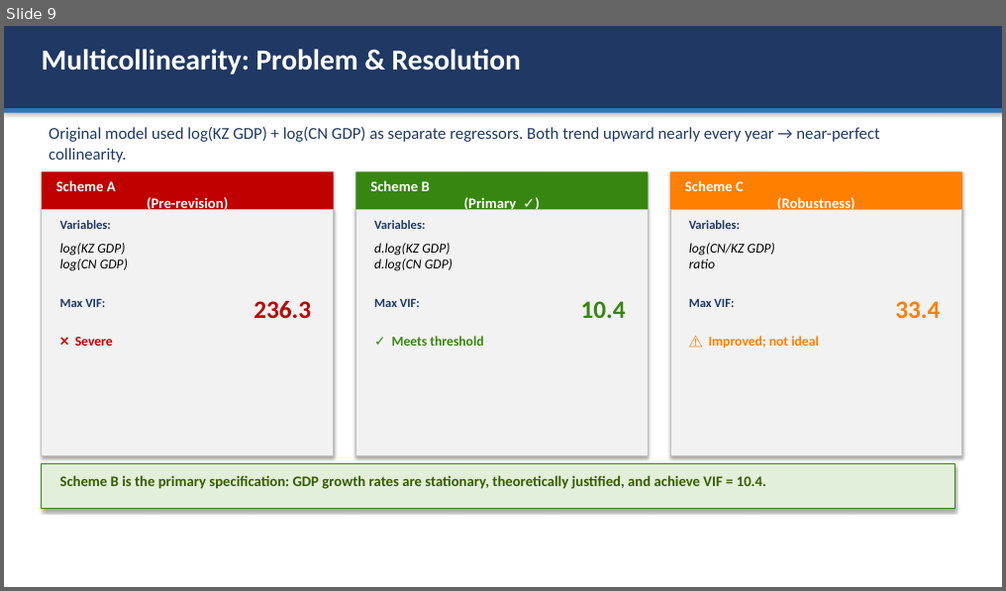
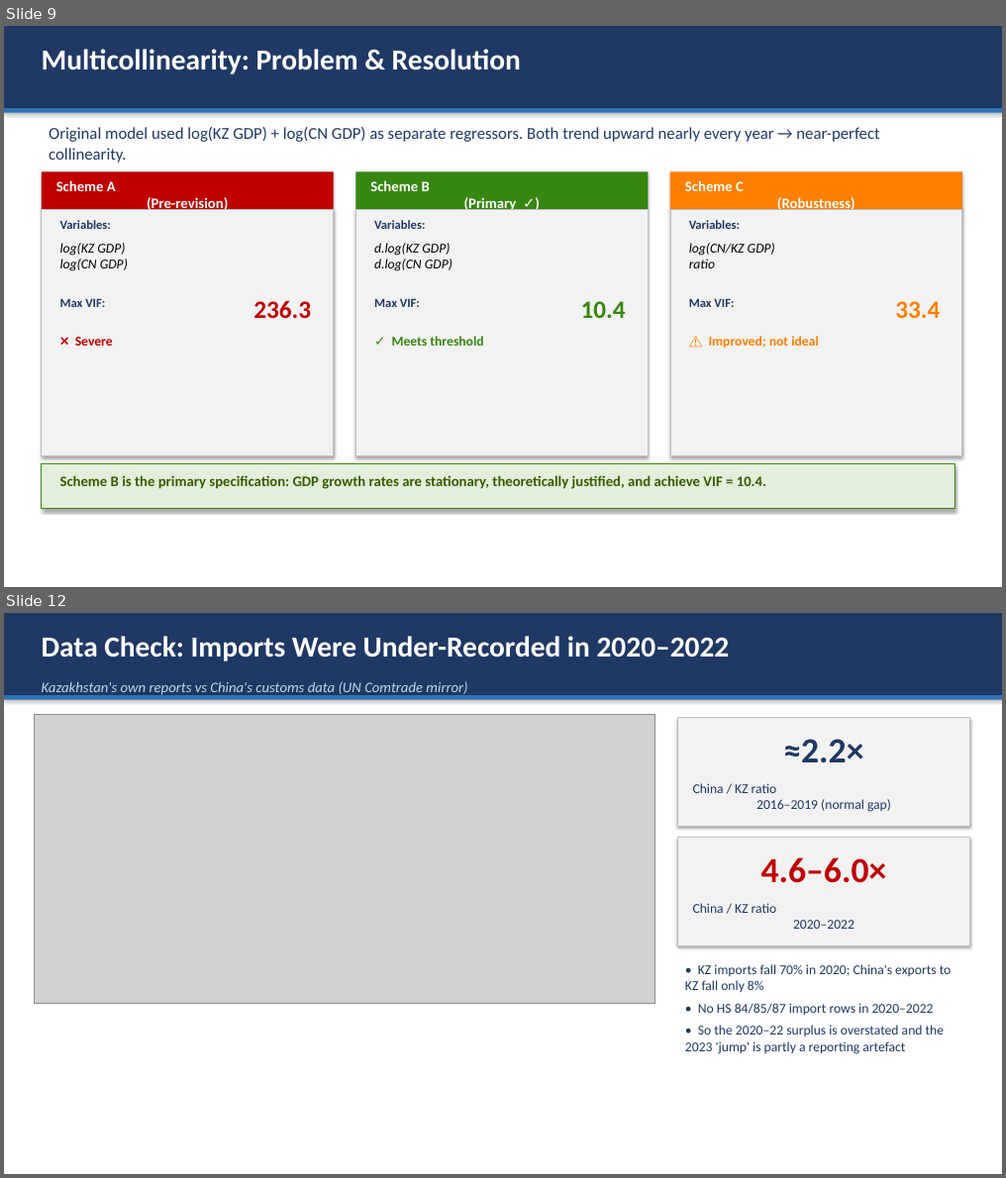
Before and after one commit to omirbeknikar-ship-it/dissertation-final, a slide deck: Paper/defense_presentation.pptx. Shown one above the other, each under a label of ours: slide 9 before the commit, slides 9 and 12 after it; the slides between them are not shown. The pictures are 1006x591 and 1006x1178 pixels, drawn with LibreOffice and Linux fonts; fonts in the diff are those of the drawing; grey boxes stand for pictures. Boxes give left, top, right and bottom in pixels: in the first picture for what was removed or moved away, otherwise in the second. Text is boxed around its words. In the diff, an @@ line names an element or a change of style, - is before the commit and + after.

Commit message:
revision(round 2): monthly data, hypothesis tests, Granger, import-break check
Supervisor feedback round 2:
- Point 1 (N = 24): Denton quarterly disaggregation (n = 96) with Monte
  Carlo showing interpolation adds no information; observed UN Comtrade
  monthly data 2010-2019 (n = 120) with NBK FX and Pink Sheet prices.
- Point 2: formal one-sided hypothesis tests, full model fit statistics,
  annual and monthly Granger causality (VAR-in-differences, Toda-Yamamoto).
- New finding: Kazakhstan-reported imports from China under-recorded in
  2020-2022 (mirror check); sensitivity analysis in Script 43.
- Paper sections 4.7, 5.5-5.6, 6.11, 6.17-6.20; abstract, discussion and
  conclusion updated; PDF/DOCX rebuilt; deck expanded to 23 slides.

```diff
--- a/Paper/defense_presentation.pptx
+++ b/Paper/defense_presentation.pptx
@@ slide 12 added at (4,613,1002,1174), background #FFFFFF @@
@@ rectangle added at (4,613,1002,1174), fill #FFFFFF @@
@@ rectangle added at (4,613,1002,695), fill #1F3864 @@
@@ text added at (42,636,730,662), 28 pt, text #FFFFFF, bold @@
+Data Check: Imports Were Under-Recorded in 2020–2022
@@ rectangle added at (4,695,1002,700), fill #2E75B6 @@
@@ text added at (42,681,467,696), 14 pt, text #BFD7ED, italic @@
+Kazakhstan's own reports vs China's customs data (UN Comtrade mirror)
@@ picture added at (34,714,655,1004) @@
@@ rectangle added at (678,718,969,827), fill #F2F2F2, outline #BFBFBF 0.75 pt @@
@@ text added at (783,739,863,762), 34 pt, text #1F3864, bold @@
+≈2.2×
@@ text added at (693,783,891,812), 13 pt, text #1F3864 @@
+China / KZ ratio
+2016–2019 (normal gap)
@@ rectangle added at (678,838,969,947), fill #F2F2F2, outline #BFBFBF 0.75 pt @@
@@ text added at (761,858,887,883), 34 pt, text #C00000, bold @@
+4.6–6.0×
@@ text added at (693,903,854,929), 13 pt, text #1F3864 @@
+China / KZ ratio
+2020–2022
@@ text added at (685,964,951,1055), 13 pt, text #1F3864 @@
+• KZ imports fall 70% in 2020; China's exports to KZ fall only 8%
+• No HS 84/85/87 import rows in 2020–2022
+• So the 2020–22 surplus is overstated and the 2023 'jump' is partly a reporting artefact
```
Also in this commit, not shown: 8 slides changed, 4 other slides added, 41 other files.
